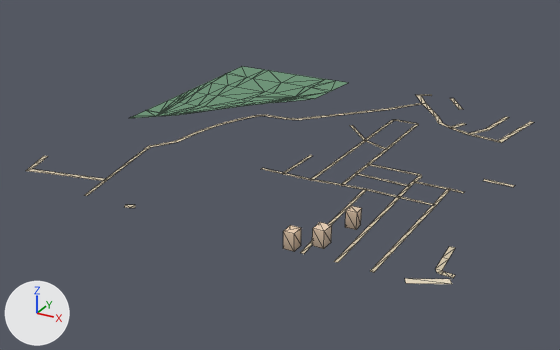
A saved change to the glTF model public/assets/bengaluru-region-v1/tiles/t27_-38-l0.glb.
Rendered twice from a 50 mm camera at (14145.0, -19545.0, 346.0) aimed at (13727.0, -18785.0, -35.0). The lights are fixed; the arrows at lower left show +X, +Y and +Z. The older version comes first. Mesh edges are drawn as thin lines.

Before the edit, the objects in view are built like this:
```python
me_building = bpy.data.meshes.new('building')
me_building.from_pydata(...)  # 24 vertices, 30 faces; spans x 348.1..391.5, y 1.2..79.0, z 0.0..18.0
me_building.materials.append(mat_building)
me_ground = bpy.data.meshes.new('ground')
me_ground.from_pydata(...)  # 350 vertices, 352 faces; spans x -3.0..502.0, y -4.0..503.0, z 1.0
me_ground.materials.append(mat_ground)
ob_building = bpy.data.objects.new('building', me_building)
ob_building.location = (13500.0, -19000.0, 0.0)
ob_ground = bpy.data.objects.new('ground', me_ground)
ob_ground.location = (13500.0, -19000.0, 0.0)
```
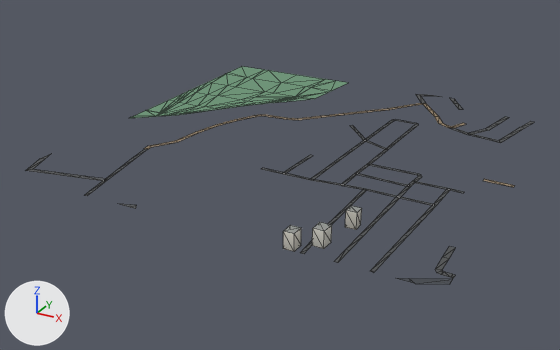
The change, as a diff of the scene's bpy script:
```diff
--- a/public/assets/bengaluru-region-v1/tiles/t27_-38-l0.glb.py
+++ b/public/assets/bengaluru-region-v1/tiles/t27_-38-l0.glb.py
@@ me_building @@
 # used by ob_building; location = (13500.0, -19000.0, 0.0)
-me_building.from_pydata(...)  # 24 vertices, 30 faces; spans x 348.1..391.5, y 1.2..79.0, z 0.0..18.0
+me_building.from_pydata(...)  # 24 vertices, 36 faces; spans x 348.1..391.5, y 1.2..79.0, z 0.0..18.0
+# me_building part 1: 30 kept faces spanning x 348.1..391.5, y 1.2..79.0, z 0.0..18.0 get new vertex colours; the middle colour goes from beige #cfb79e to light grey #c9c6bd
+# edits to the shape of me_building do not show in these pictures
 me_building.materials.append(mat_building)
@@ me_ground @@
 # used by ob_ground; location = (13500.0, -19000.0, 0.0)
-me_ground.from_pydata(...)  # 350 vertices, 352 faces; spans x -3.0..502.0, y -4.0..503.0, z 1.0
+me_ground.from_pydata(...)  # 358 vertices, 360 faces; spans x 0.0..500.0, y 0.0..500.0, z 1.0
+# me_ground part 2: the loose piece of 6 vertices spanning x 165.0..179.0, y -3.0..7.0, z 1.0 is rebuilt with 4 vertices and now spans x 157.0..180.0, y 0.0..7.0, z 1.0
+# me_ground part 3: the loose piece of 4 vertices spanning x 464.0..502.0, y -4.0..21.0, z 1.0 is rebuilt with 6 vertices and now spans x 457.0..500.0, y 0.0..22.0, z 1.0
+# me_ground part 4: 10 vertices moved from x 313.0..456.0, y 360.0..502.0, z 1.0 to x 312.0..455.0, y 359.0..500.0, z 1.0; 4 vertices removed from x 298.0..321.0, y 491.0..503.0, z 1.0; 6 vertices added at x 299.0..336.0, y 490.0..500.0, z 1.0
+# me_ground part 5: 6 vertices moved from x 12.0..113.0, y 17.0..144.0, z 1.0 to x 11.0..115.0, y 11.0..144.0, z 1.0; 4 vertices removed from x -3.0..9.0, y 40.0..62.0, z 1.0; 4 vertices added at x 0.0..6.0, y 50.0..70.0, z 1.0
+# me_ground part 6: 6 vertices moved from x 365.0..403.0, y 20.0..115.0, z 1.0 to x 365.0..403.0, y 11.0..122.0, z 1.0; 2 vertices removed from x 399.0..403.0, y 38.0, z 1.0; 4 vertices added at x 399.0..403.0, y 26.0..58.0, z 1.0
+# me_ground part 7: 2 vertices added at x 497.0, y 235.0..241.0, z 1.0
+# me_ground part 8: 198 kept faces spanning x 11.0..498.0, y 0.0..500.0, z 1.0 get new vertex colours; the middle colour goes from beige #d7c9ae to dark grey #535556
+# other edits to the shape of me_ground do not show in these pictures
 me_ground.materials.append(mat_ground)
```

Location of each change, [x1, y1, x2, y2] in pixels of the pictures (560 x 350 px; the box of a moved part takes in the faces that stretch with it):
part 1 of me_building, recoloured (beige to light grey): [283, 206, 362, 251] in both
part 2 of me_ground, rebuilt (64% wider, 50% taller): before [125, 205, 135, 208]; after [120, 204, 137, 209]
part 3 of me_ground, rebuilt (21% wider): before [405, 278, 452, 284]; after [396, 278, 453, 284]
part 4 of me_ground, moved or reshaped: before [394, 95, 513, 143]; after [394, 94, 513, 143]
part 5 of me_ground, moved or reshaped: [26, 141, 176, 196] in both
part 6 of me_ground, moved or reshaped: before [300, 197, 399, 263]; after [300, 197, 400, 263]
part 7 of me_ground, added: after [483, 179, 515, 187]
part 8 of me_ground, recoloured: [27, 98, 534, 277] in both
